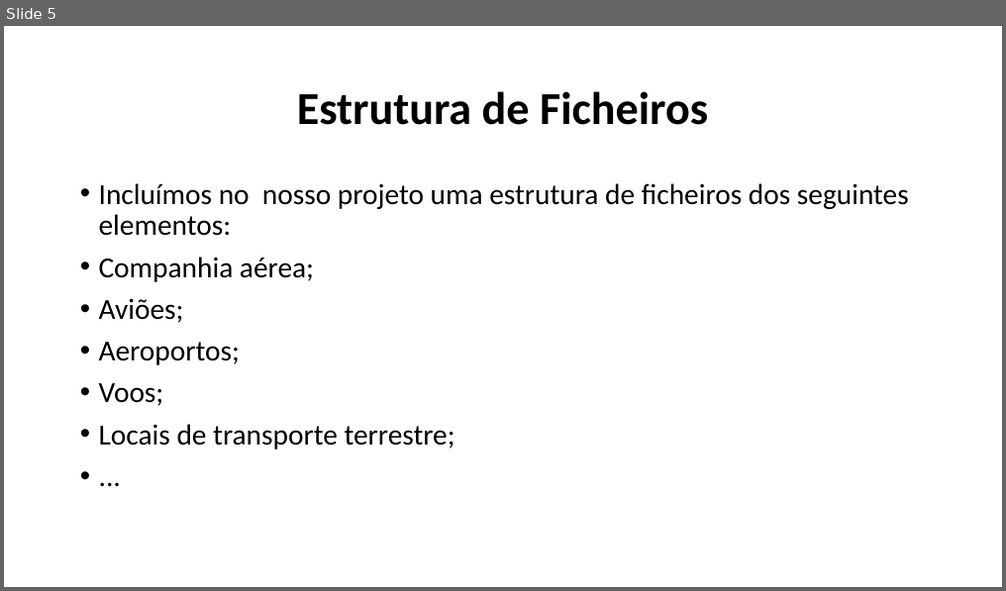
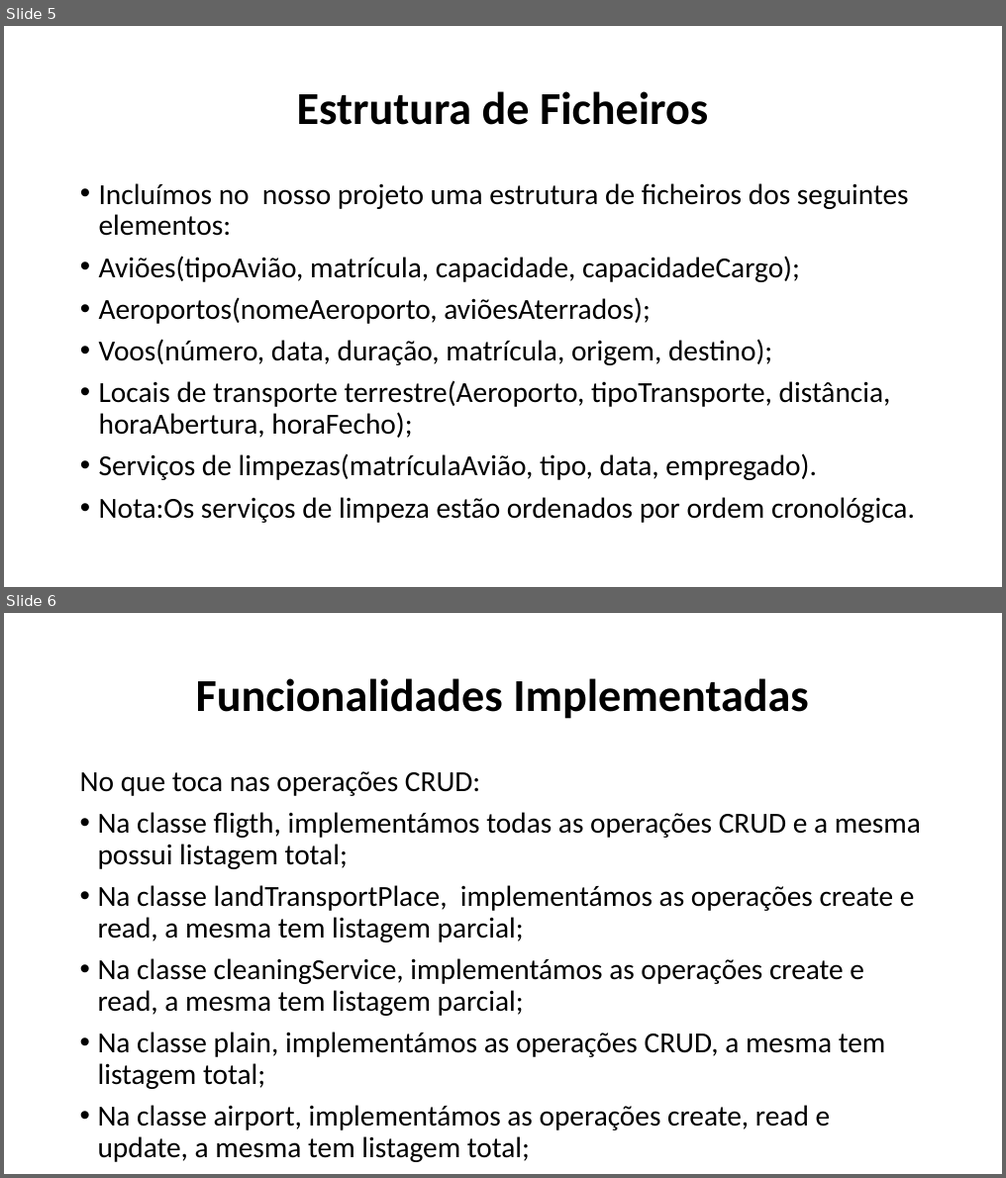
Before and after one commit to Naapperas/feup-aed-proj1, a slide deck: Apresentação.pptx. Shown one above the other, each under a label of ours: slide 5 before the commit, slides 5 and 6 after it. The pictures are 1006x591 and 1006x1178 pixels, drawn with LibreOffice and Linux fonts; fonts in the diff are those of the drawing. Boxes give left, top, right and bottom in pixels: in the first picture for what was removed or moved away, otherwise in the second. Text is boxed around its words. In the diff, an @@ line names an element or a change of style, - is before the commit and + after.

```diff
--- a/Apresentação.pptx
+++ b/Apresentação.pptx
@@ slide 6 added at <box>4,613,1002,1174</box>, background #FFFFFF @@
@@ text added at <box>196,678,809,719</box>, 44 pt, text #000000, bold @@
+Funcionalidades Implementadas
@@ text added at <box>80,771,921,1131</box>, 28 pt, text #000000 @@
+No que toca nas operações CRUD:
+• Na classe fligth, implementámos todas as operações CRUD e a mesma possui listagem total;
+• Na classe landTransportPlace, implementámos as operações create e read, a mesma tem listagem parcial;
+• Na classe cleaningService, implementámos as operações create e read, a mesma tem listagem parcial;
+• Na classe plain, implementámos as operações CRUD, a mesma tem listagem total;
+• Na classe airport, implementámos as operações create, read e update, a mesma tem listagem total;
@@ slide 5 changed as well @@
@@ text at <box>99,256,915,523</box>: text changed @@
-• Companhia aérea;
-• Aviões;
-• Aeroportos;
-• Voos;
-• Locais de transporte terrestre;
-• ...
+• Aviões(tipoAvião, matrícula, capacidade, capacidadeCargo);
+• Aeroportos(nomeAeroporto, aviõesAterrados);
+• Voos(número, data, duração, matrícula, origem, destino);
+• Locais de transporte terrestre(Aeroporto, tipoTransporte, distância, horaAbertura, horaFecho);
+• Serviços de limpezas(matrículaAvião, tipo, data, empregado).
+• Nota:Os serviços de limpeza estão ordenados por ordem cronológica.
```
Also in this commit, not shown: 2 other slides changed, 2 other slides added, 2 slides removed.
